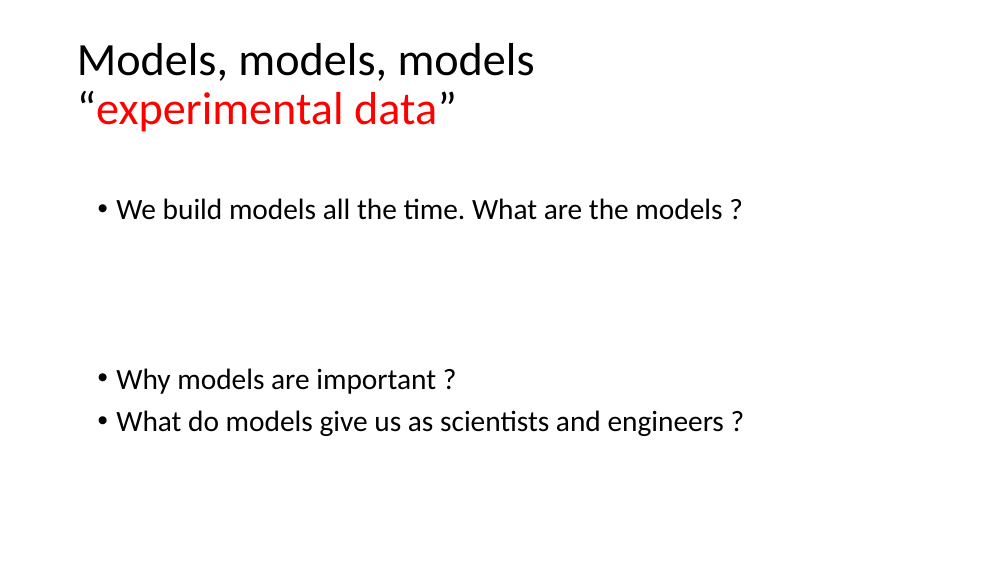
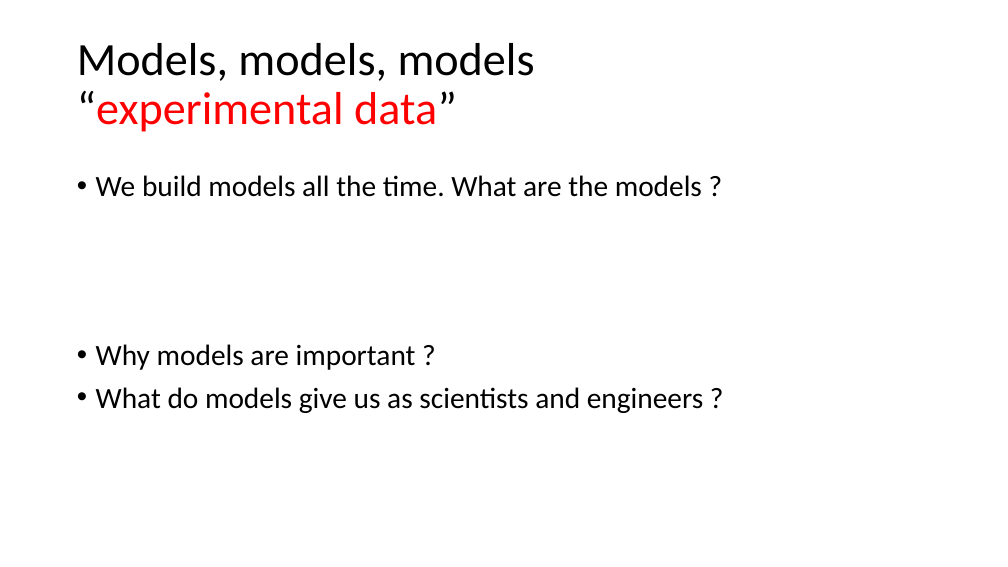
Before and after one commit to moayad-hsn/IndabaX-Sudan-2019, a slide deck: slide 3 of Intro to ML.pptx. Drawn at 1008x567 pixels with LibreOffice and Linux fonts; fonts in the diff are those of the drawing. Boxes give left, top, right and bottom in pixels: in the first picture for what was removed or moved away, otherwise in the second. Text is boxed around its words. In the diff, an @@ line names an element or a change of style, - is before the commit and + after.

```diff
--- a/Intro to ML.pptx
+++ b/Intro to ML.pptx
@@ text "We build models all the ...": place and size @@
-text "We build models all the ..." at [116, 198, 724, 436]
+text "We build models all the ..." at [96, 175, 703, 413]
```
Also in this commit, not shown: 5 other slides changed, 3 slides added, 1 slide removed.
